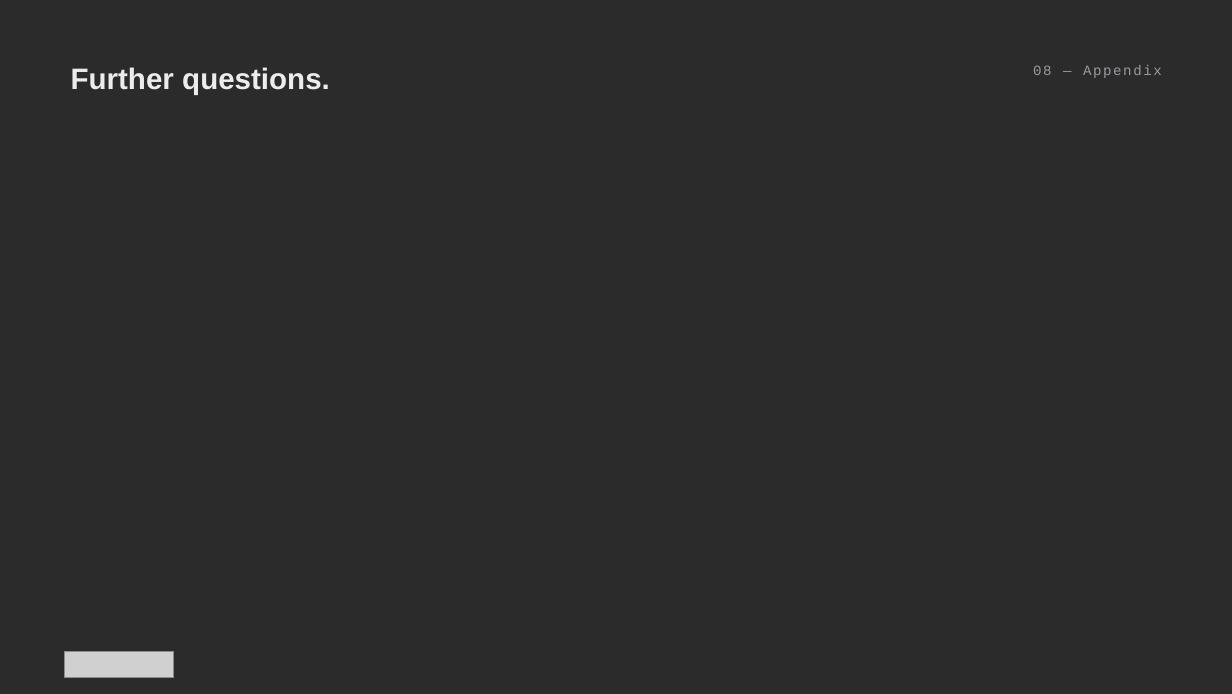
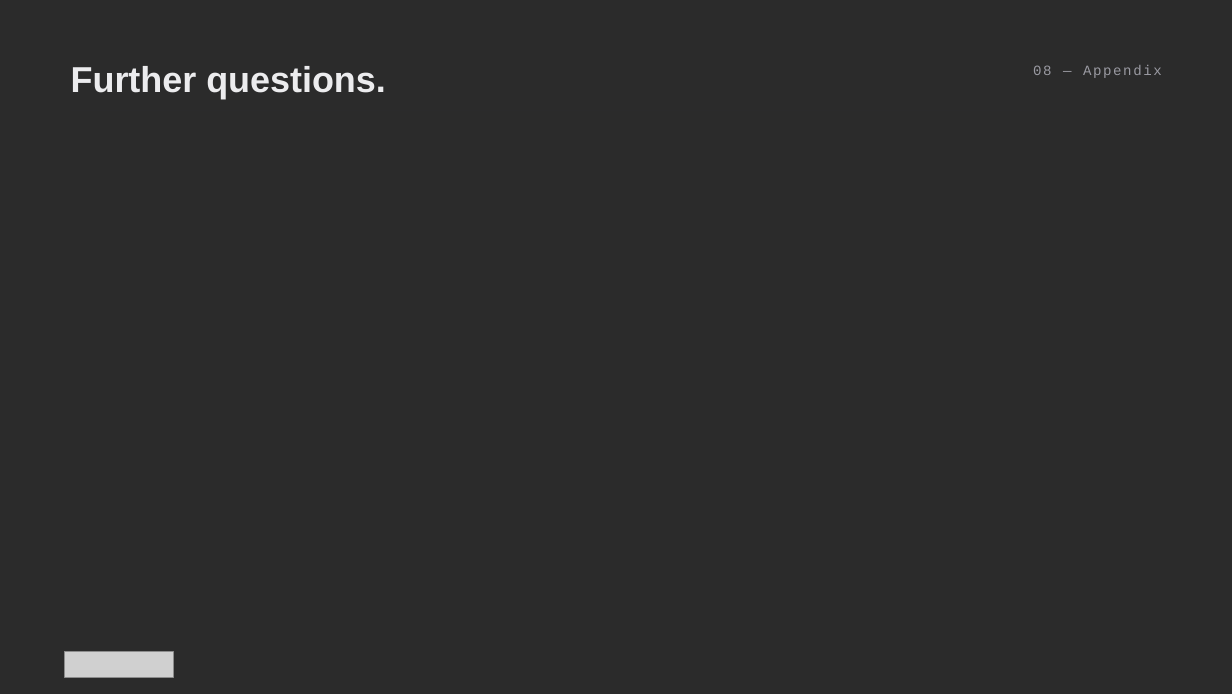
Before and after one commit to athenarunai-gif/Athena, a slide deck: slide 8 of deck/Pitch_Deck_AthenaRun_v2.pptx. Drawn at 1232x694 pixels with LibreOffice and Linux fonts; fonts in the diff are those of the drawing; grey boxes stand for pictures; background and template pictures are left out; a plain dark background stands for a picture behind light text. Boxes give left, top, right and bottom in pixels: in the first picture for what was removed or moved away, otherwise in the second. Text is boxed around its words. In the diff, an @@ line names an element or a change of style, - is before the commit and + after.

```diff
--- a/deck/Pitch_Deck_AthenaRun_v2.pptx
+++ b/deck/Pitch_Deck_AthenaRun_v2.pptx
@@ text "Further questions." at (71, 66, 386, 99): size 23 to 28 pt @@
```
Also in this commit, not shown: 6 other slides changed, 1 slide added, 1 slide removed, 3 other files.
